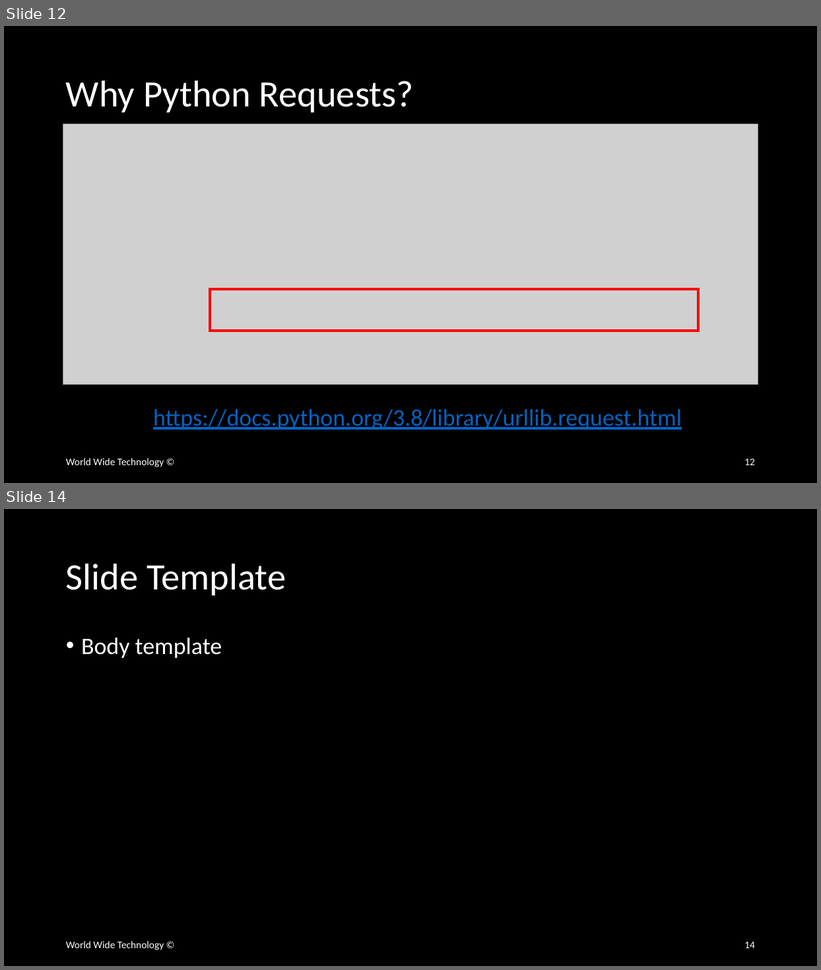
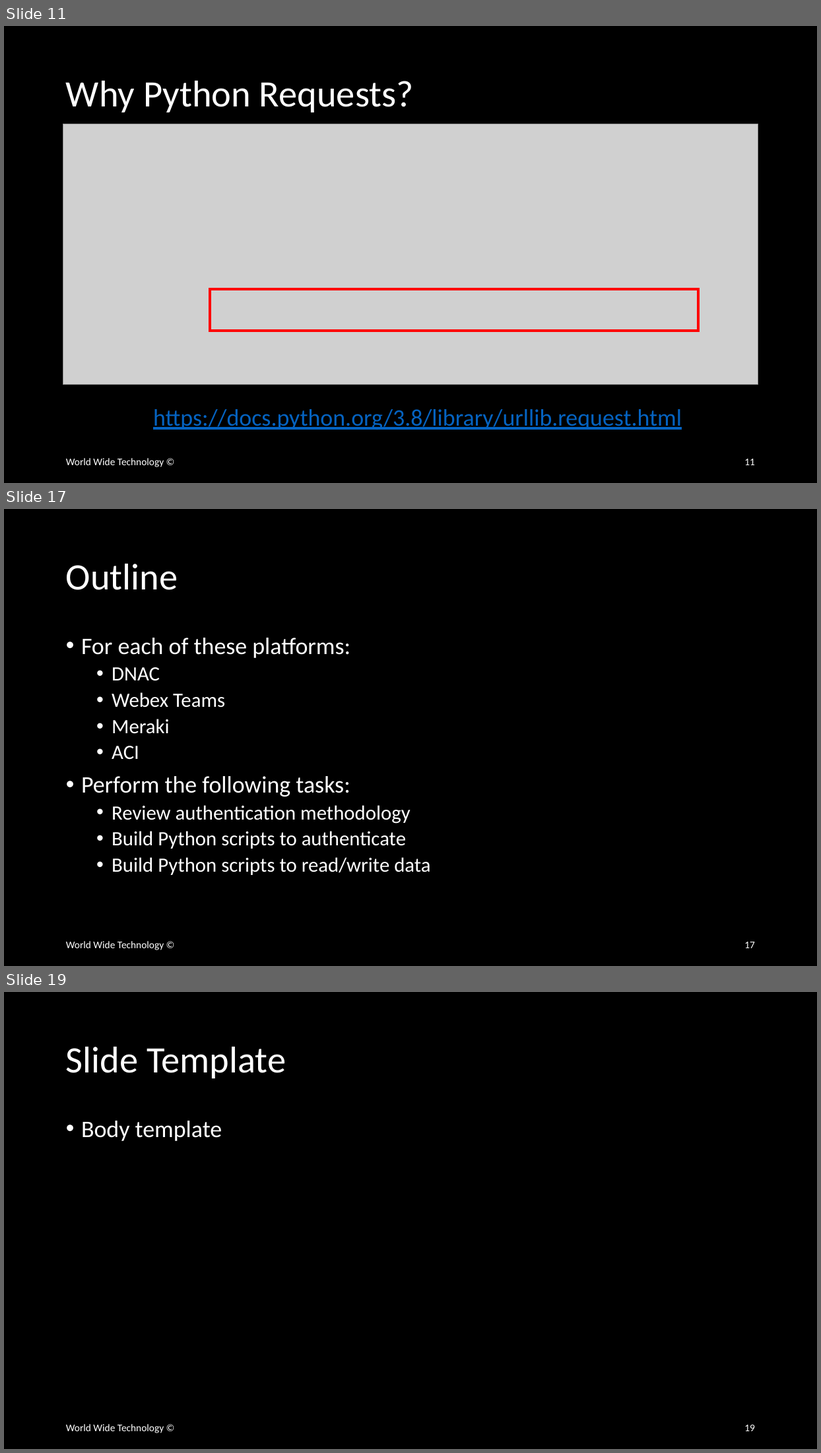
Before and after one commit to wwt/curl-requests-foundations, a slide deck: rest-api-http-foundations.pptx. Shown one above the other, each under a label of ours: slides 12 and 14 before the commit, slides 11, 17 and 19 after it; the slides between them are not shown. The pictures are 821x970 and 821x1453 pixels, drawn with LibreOffice and Linux fonts; fonts in the diff are those of the drawing; grey boxes stand for pictures. Boxes give left, top, right and bottom in pixels: in the first picture for what was removed or moved away, otherwise in the second. Text is boxed around its words. In the diff, an @@ line names an element or a change of style, - is before the commit and + after.

Commit message:
Completed outline for review

```diff
--- a/rest-api-http-foundations.pptx
+++ b/rest-api-http-foundations.pptx
@@ slide 17 added at (x1=4, y1=509, x2=817, y2=966), background #000000 @@
@@ title added at (x1=66, y1=563, x2=178, y2=590), 44 pt, text #FFFFFF @@
+Outline
@@ text added at (x1=81, y1=638, x2=430, y2=875), 24 pt, text #FFFFFF @@
+• For each of these platforms:
+  • DNAC
+  • Webex Teams
+  • Meraki
+  • ACI
+• Perform the following tasks:
+  • Review authentication methodology
+  • Build Python scripts to authenticate
+  • Build Python scripts to read/write data
@@ text added at (x1=66, y1=941, x2=164, y2=951), 12 pt, text #FFFFFF @@
+World Wide Technology ©
@@ page number added at (x1=745, y1=942, x2=755, y2=949), 12 pt, text #FFFFFF @@
+17
@@ what was slide 12 is now slide 11 @@
@@ page number at (x1=745, y1=459, x2=755, y2=466): text changed @@
-12
+11
@@ what was slide 14 is now slide 19 @@
@@ page number at (x1=745, y1=1425, x2=755, y2=1432): text changed @@
-14
+19
```
Also in this commit, not shown: 9 slides changed, 3 other slides added, 1 slide removed.
